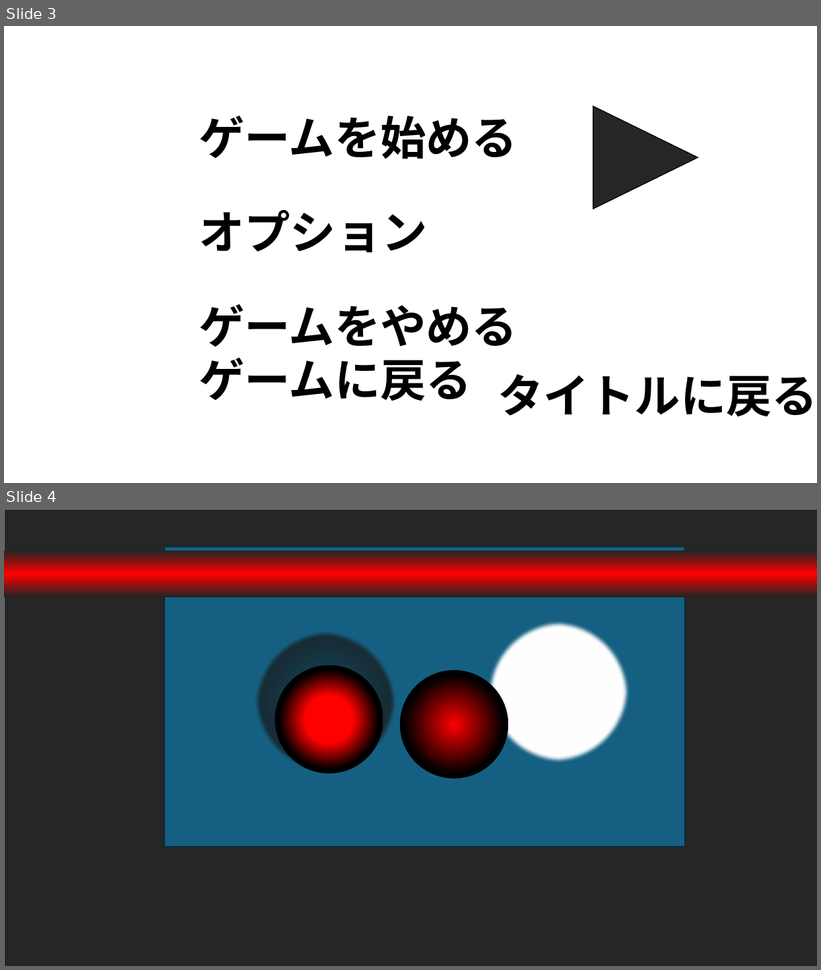
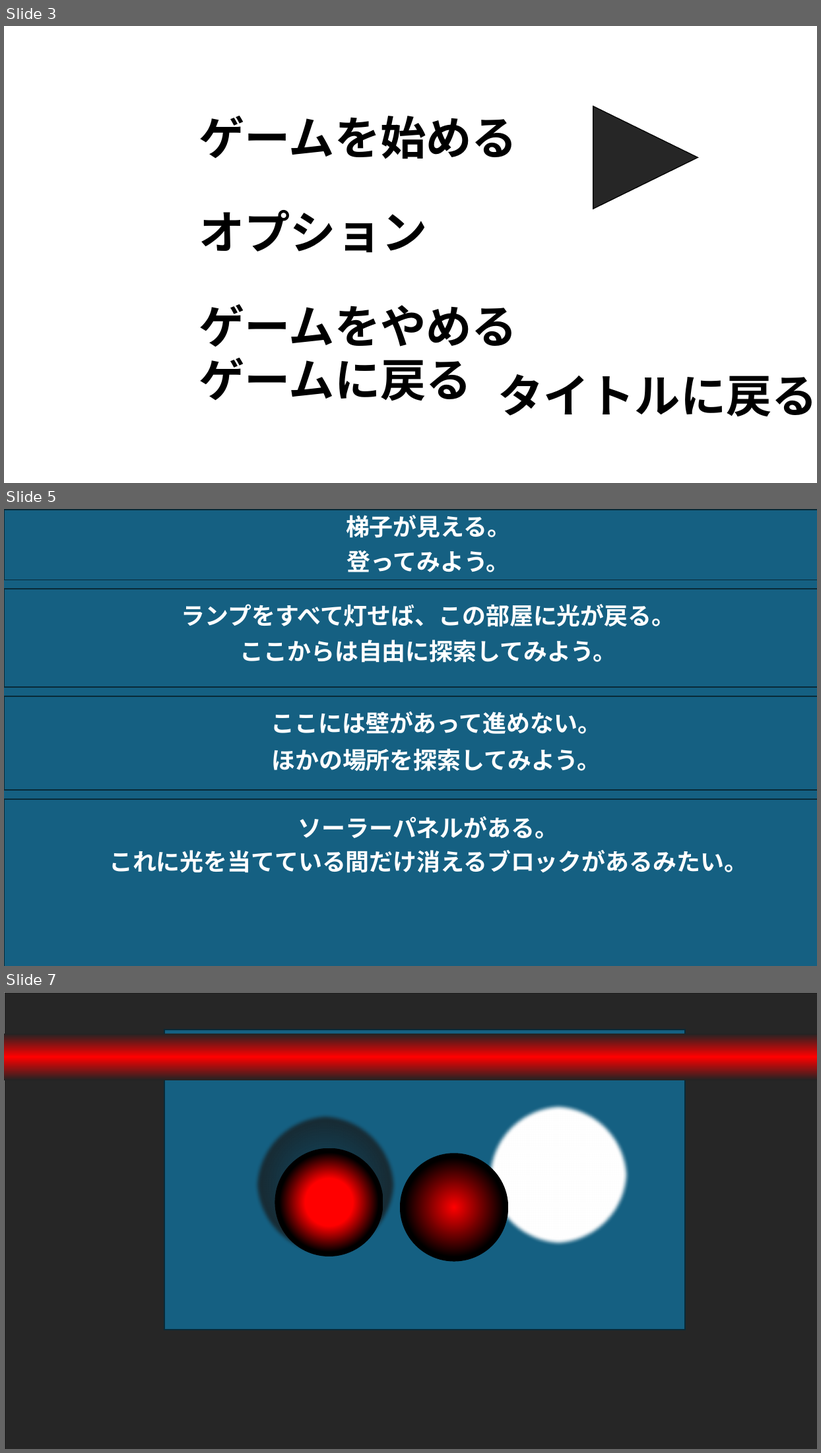
Before and after one commit to DDDpega/Guiding-Light, a slide deck: 素材.pptx. Shown one above the other, each under a label of ours: slides 3 and 4 before the commit, slides 3, 5 and 7 after it; the slides between them are not shown. The pictures are 821x970 and 821x1453 pixels, drawn with LibreOffice and Linux fonts; fonts in the diff are those of the drawing. Boxes give left, top, right and bottom in pixels: in the first picture for what was removed or moved away, otherwise in the second. Text is boxed around its words. In the diff, an @@ line names an element or a change of style, - is before the commit and + after.

```diff
--- a/素材.pptx
+++ b/素材.pptx
@@ slide 5 added at [4, 509, 817, 966], background #FFFFFF @@
@@ rectangle added at [4, 510, 817, 966], fill #156082, outline #092A39 1.5 pt @@
@@ text added at [346, 515, 511, 538], 28 pt, text #FFFFFF, bold @@
+梯子が見える。
@@ text added at [347, 550, 510, 572], 28 pt, text #FFFFFF, bold @@
+登ってみよう。
@@ rectangle added at [4, 580, 817, 589], fill #156082, outline #092A39 1.5 pt @@
@@ text added at [182, 604, 676, 627], 28 pt, text #FFFFFF, bold @@
+ランプをすべて灯せば、この部屋に光が戻る。
@@ text added at [240, 640, 617, 663], 28 pt, text #FFFFFF, bold @@
+ここからは自由に探索してみよう。
@@ rectangle added at [4, 688, 817, 697], fill #156082, outline #092A39 1.5 pt @@
@@ text added at [271, 712, 602, 734], 28 pt, text #FFFFFF, bold @@
+ここには壁があって進めない。
@@ text added at [271, 749, 601, 772], 28 pt, text #FFFFFF, bold @@
+ほかの場所を探索してみよう。
@@ rectangle added at [4, 790, 817, 799], fill #156082, outline #092A39 1.5 pt @@
@@ text added at [298, 817, 558, 839], 28 pt, text #FFFFFF, bold @@
+ソーラーパネルがある。
@@ text added at [109, 850, 748, 873], 28 pt, text #FFFFFF, bold @@
+これに光を当てている間だけ消えるブロックがあるみたい。
@@ what was slide 4 is now slide 7 @@
```
Also in this commit, not shown: 2 other slides added, 47 other files.
